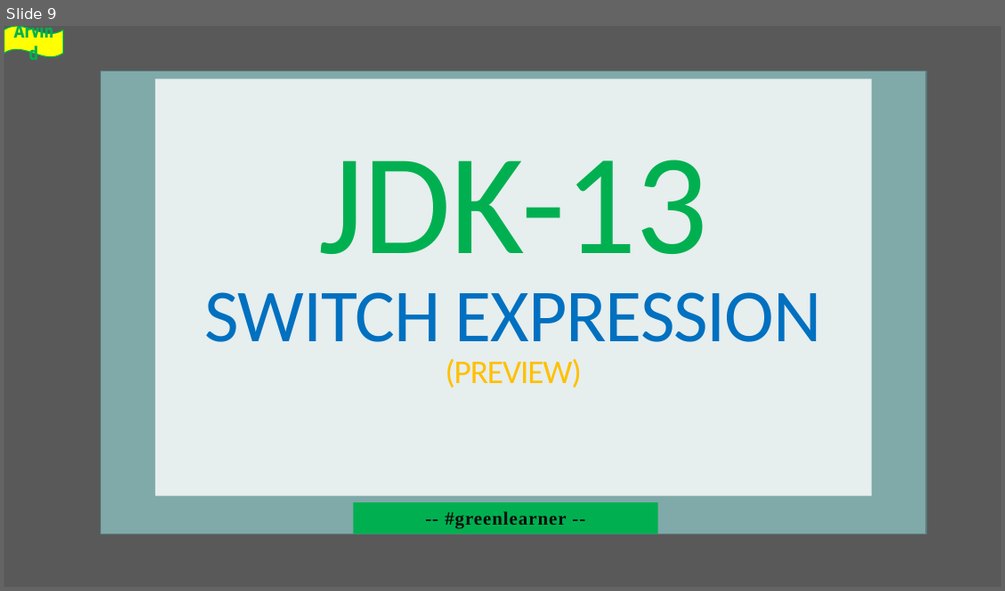
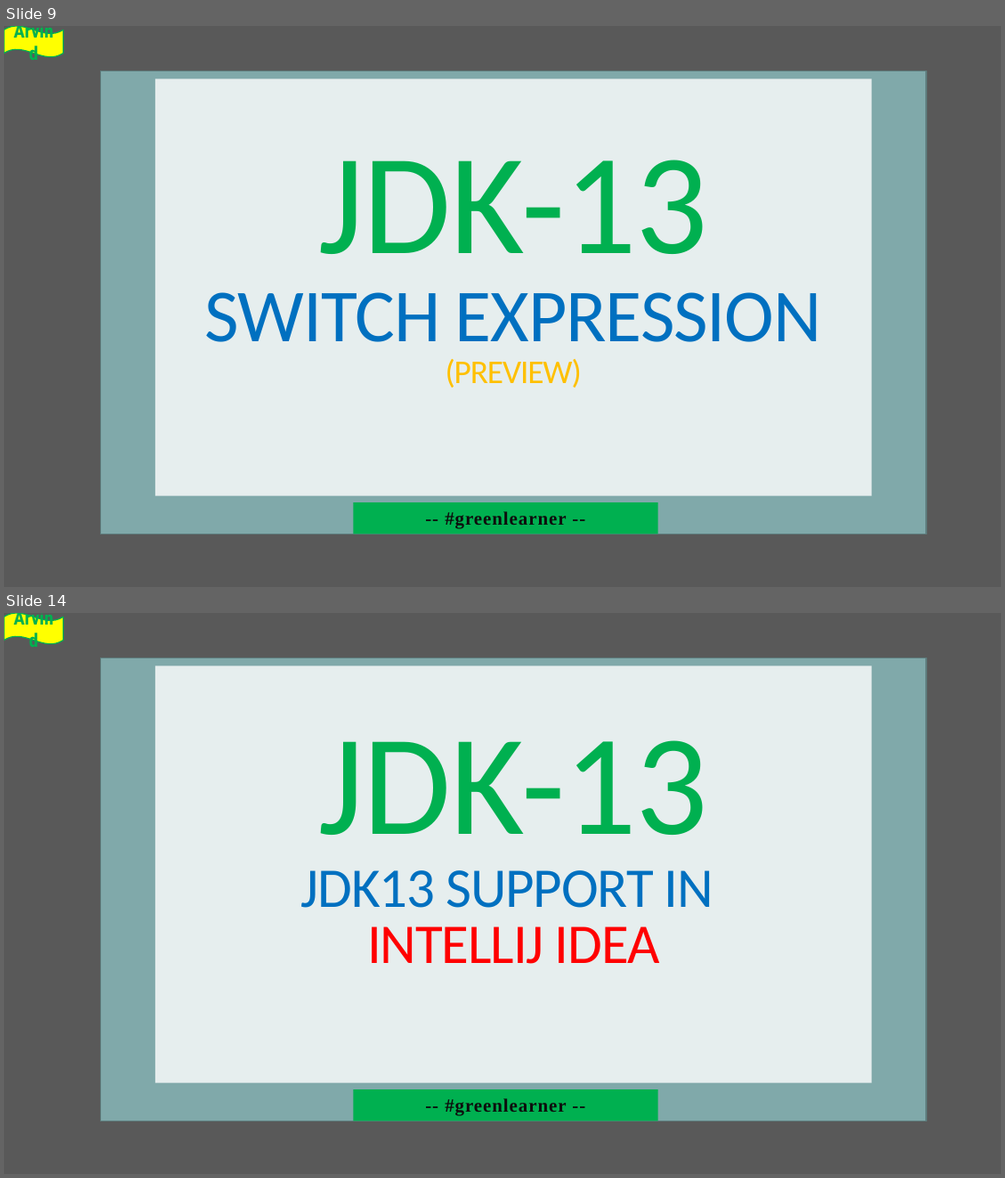
Before and after one commit to codefarm0/Java13, a slide deck: Jdk-13.pptx. Shown one above the other, each under a label of ours: slide 9 before the commit, slides 9 and 14 after it; the slides between them are not shown. The pictures are 1005x591 and 1005x1178 pixels, drawn with LibreOffice and Linux fonts; fonts in the diff are those of the drawing; background and template pictures are left out. Boxes give left, top, right and bottom in pixels: in the first picture for what was removed or moved away, otherwise in the second. Text is boxed around its words. In the diff, an @@ line names an element or a change of style, - is before the commit and + after.

```diff
--- a/Jdk-13.pptx
+++ b/Jdk-13.pptx
@@ slide 14 added at box(4, 613, 1001, 1174), background picture (left out); not listed: 2 template elements that a slide beside it also shows @@
@@ wave added at box(4, 613, 63, 644), fill #FFFF00, outline #00B050 1 pt, 18 pt, text #00B050, bold @@
+Arvind
@@ rectangle added at box(100, 657, 926, 1121), fill #80A9AA, outline #5F7D7E 1 pt @@
@@ title added at box(155, 666, 872, 1083), fill #E6EEEE, 54 pt, text #0070C0 @@
+JDK-13
+JDK13 SUPPORT IN
+INTELLIJ IDEA
@@ subtitle added at box(353, 1089, 657, 1121), fill #00B050, 18 pt, text #0D0D0D, bold @@
+-- #greenlearner --
```
Also in this commit, not shown: 1 slide changed, 4 other slides added, 4 slides removed, 3 other files.
